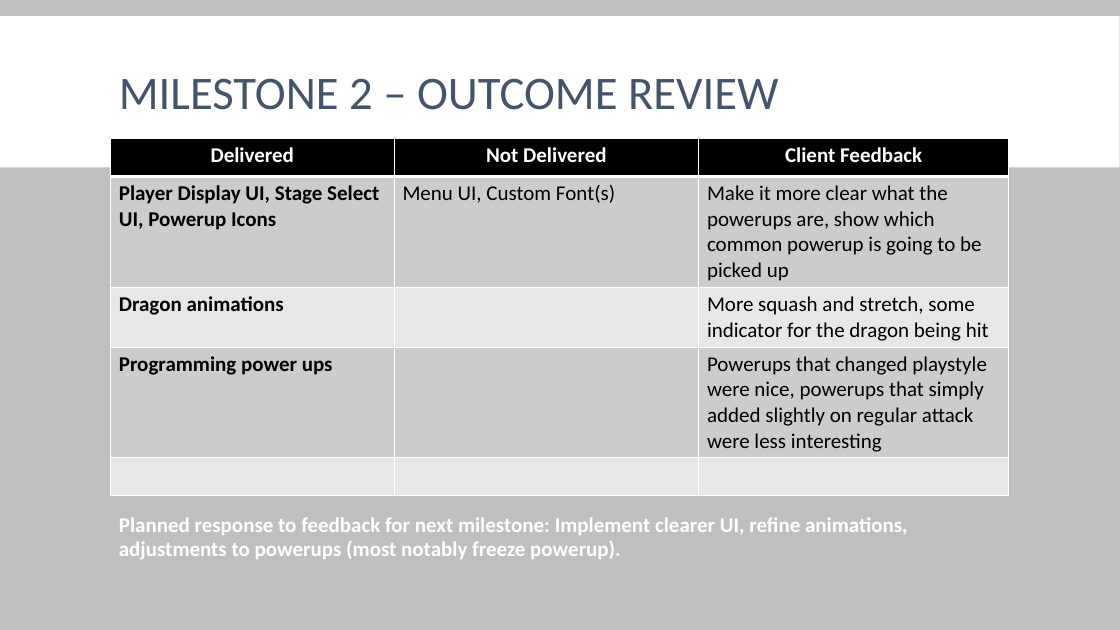
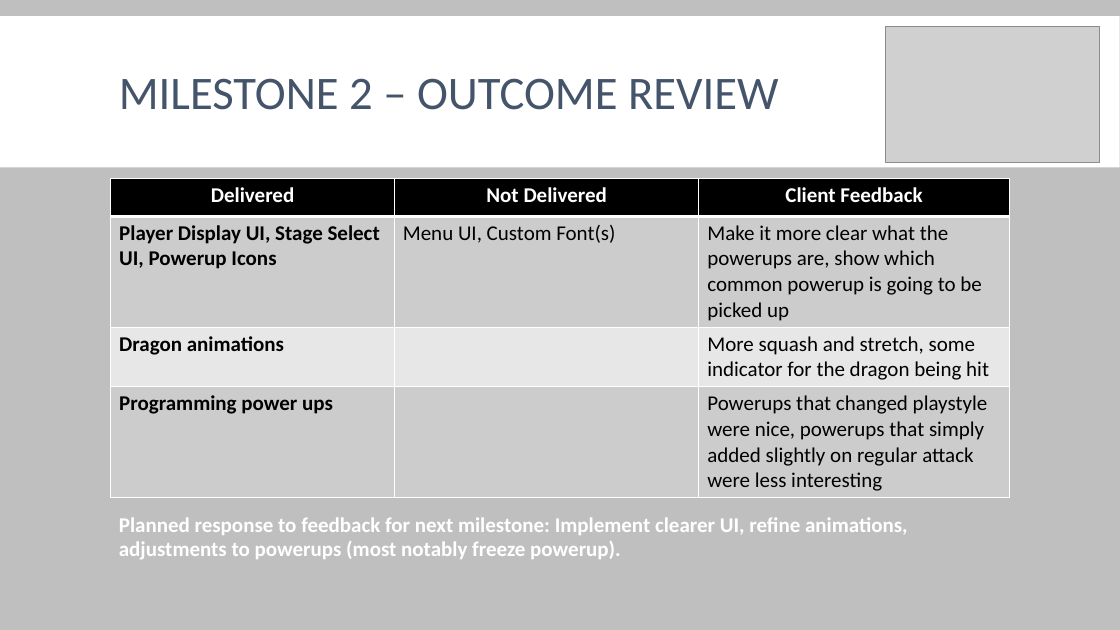
Before and after one commit to glittika-gerdmanee/1st-Year-Group-Major-Project, a slide deck: slide 14 of Documents/Weekly Production Logs/Fireball - Production Outcomes.pptx. Drawn at 1120x630 pixels with LibreOffice and Linux fonts; fonts in the diff are those of the drawing; grey boxes stand for pictures. Boxes give left, top, right and bottom in pixels: in the first picture for what was removed or moved away, otherwise in the second. Text is boxed around its words. In the diff, an @@ line names an element or a change of style, - is before the commit and + after.

Commit message:
Updated Production Outcomes document

```diff
--- a/Documents/Weekly Production Logs/Fireball - Production Outcomes.pptx
+++ b/Documents/Weekly Production Logs/Fireball - Production Outcomes.pptx
@@ picture added at box(886, 26, 1100, 162) @@
@@ table at box(111, 178, 1009, 495) @@
-row 5:  |  | 
@@ table: place and size @@
-table at box(111, 139, 1009, 492)
+table at box(111, 178, 1009, 495)
```
Also in this commit, not shown: 11 other slides changed.
